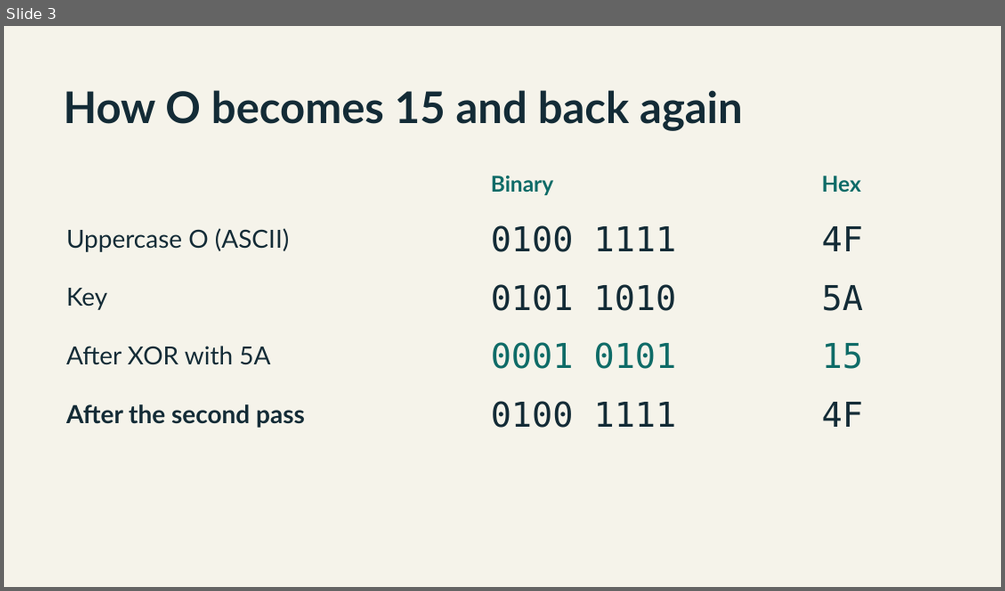
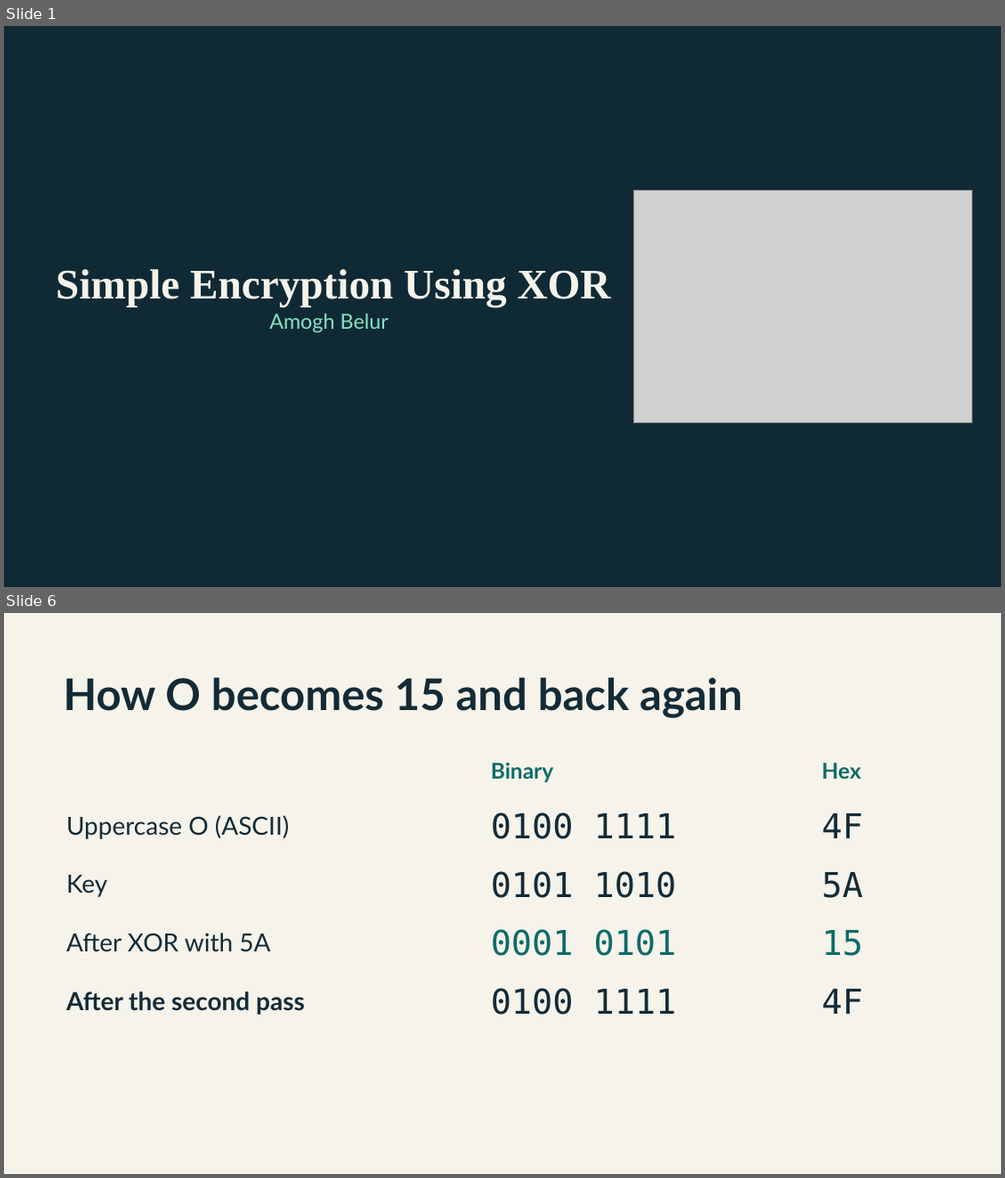
Before and after one commit to Amoji325/comp211-xor-demo, a slide deck: xor-slides.pptx. Shown one above the other, each under a label of ours: slide 3 before the commit, slides 1 and 6 after it; the slides between them are not shown. The pictures are 1005x591 and 1005x1178 pixels, drawn with LibreOffice and Linux fonts; fonts in the diff are those of the drawing; grey boxes stand for pictures. Boxes give left, top, right and bottom in pixels: in the first picture for what was removed or moved away, otherwise in the second. Text is boxed around its words. In the diff, an @@ line names an element or a change of style, - is before the commit and + after.

```diff
--- a/xor-slides.pptx
+++ b/xor-slides.pptx
@@ slide 1 added at [4, 26, 1001, 587], background #102A35 @@
@@ picture added at [633, 190, 971, 422] @@
@@ text added at [56, 269, 611, 307], 40.5 pt, text #F5F3EA, bold @@
+Simple Encryption Using XOR
@@ text added at [269, 313, 388, 333], 20 pt, text #86E3C4 @@
+Amogh Belur
@@ what was slide 3 is now slide 6 @@
```
Also in this commit, not shown: 3 slides changed, 2 other slides added.
